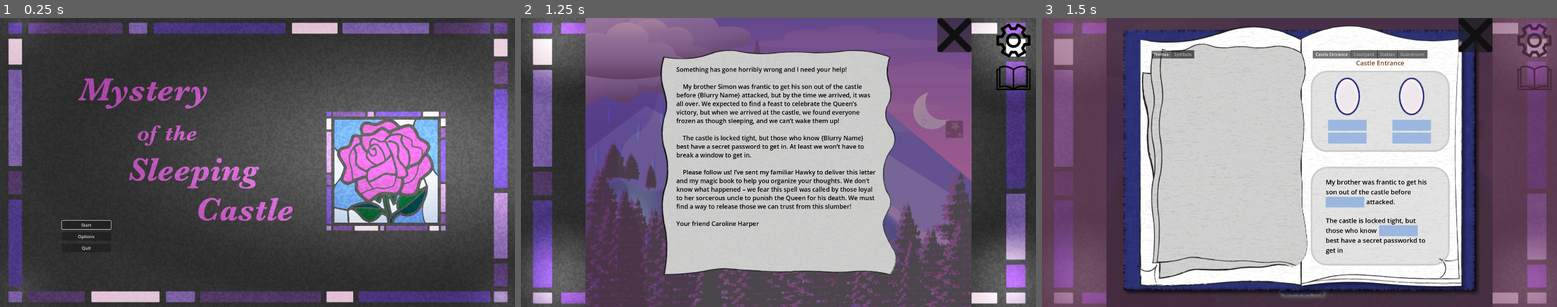
Above: before the commit, frames 1-3 (left to right).
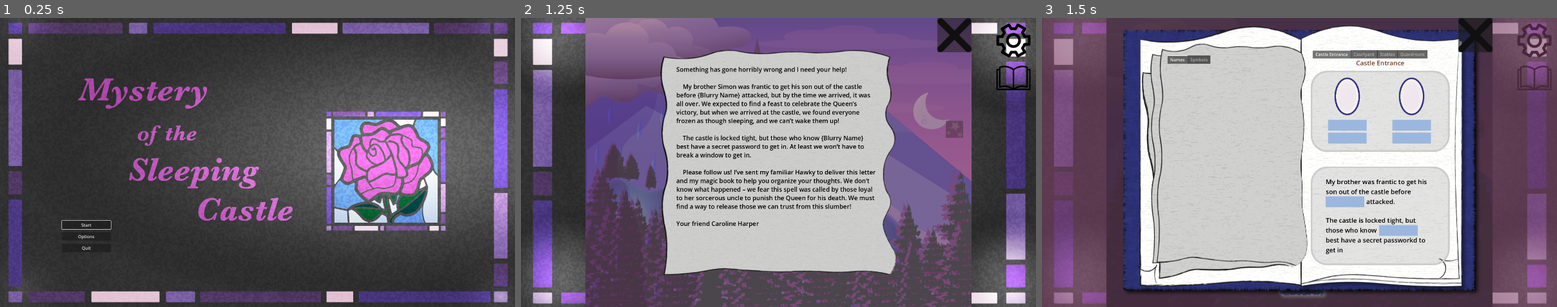
Above: after the commit, the same moments.

Repository: hwfwalton/SleepingCastleAlpha
Game: Godot game, scene res://root.tscn
The game is run twice, just before and just after one commit, with the same random seed, the same clock (stepped at 60 frames per second) and the same inputs.
Inputs (mouse positions are in pixels of both pictures, inside the frame that each line leads up to):
- Up to frame 1 (0.25 s): no input
- Up to frame 2 (1.25 s): click "Start" at 0.5 s
- Up to frame 3 (1.5 s): click (1536, 78) at 1.25 s

Frames 1-2 are identical in both runs. In frame 3, 1.0% of the frame differs, in the area x 21-79%, y 11-86%.

Commit message:
Styling and fit adjustments to BookView

Diff:
--- a/BookView/book_view.tscn
+++ b/BookView/book_view.tscn
@@ -102,7 +102,9 @@
 size_flags_horizontal = 3
 mouse_filter = 2
 theme_type_variation = &"BookViewMargins"
-theme_override_constants/margin_left = 160
+theme_override_constants/margin_left = 220
+theme_override_constants/margin_top = 140
+theme_override_constants/margin_right = 0
 
 [node name="TabContainer_Clues" type="TabContainer" parent="BookViewSubViewportContainer/SubViewport/BookPort/PagesContainer/LeftBookMargin"]
 layout_mode = 2
--- a/BookView/puzzle_pages/puzzle_pages/castle0_page_0.tscn
+++ b/BookView/puzzle_pages/puzzle_pages/castle0_page_0.tscn
@@ -13,5 +13,5 @@
 
 [node name="castle0_zone_1" parent="VBoxContainer/Control" index="1" instance=ExtResource("3_lh834")]
 layout_mode = 1
-offset_top = 359.0
-offset_bottom = 728.0
+offset_top = 358.0
+offset_bottom = 727.0
Not shown: 1 places in BookView/book_view.tscn that only renumber resources
Not shown: 1 places in BookView/puzzle_pages/puzzle_pages/stables_page_0.tscn that only renumber resources
